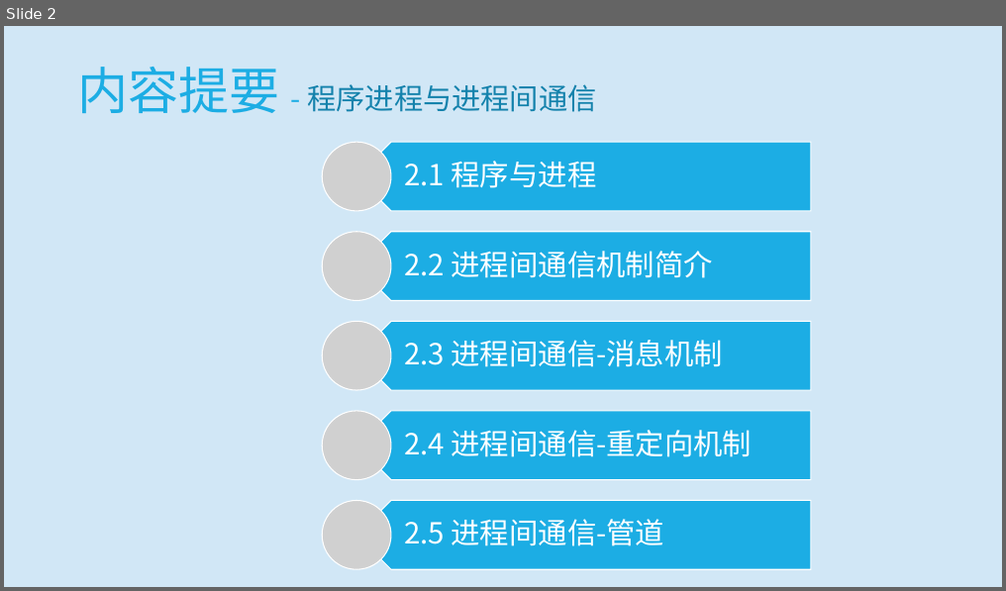
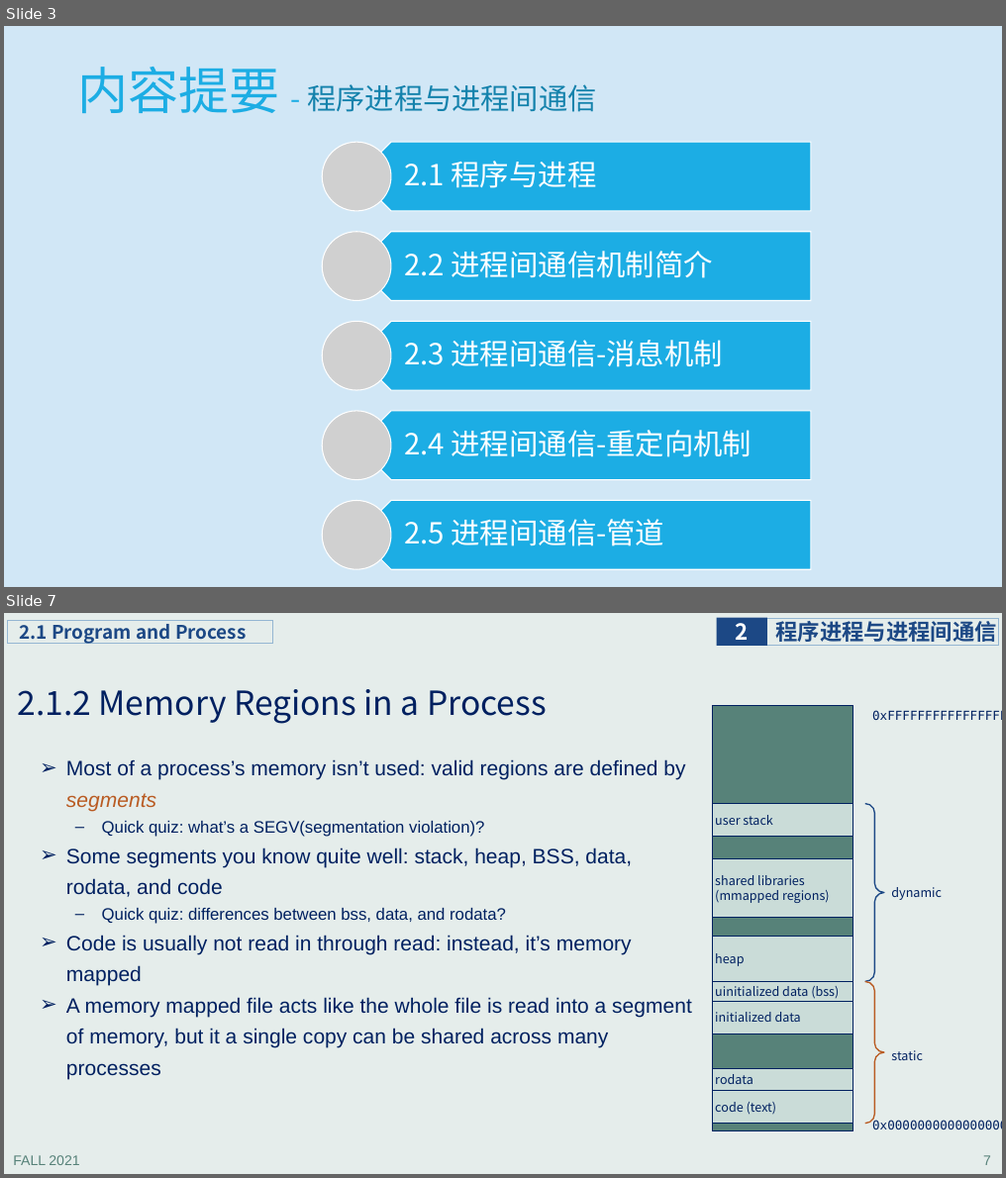
Before and after one commit to principleWindows/win-principle-2021, a slide deck: slides/instruction/principleWindows_2.pptx. Shown one above the other, each under a label of ours: slide 2 before the commit, slides 3 and 7 after it; the slides between them are not shown. The pictures are 1006x591 and 1006x1178 pixels, drawn with LibreOffice and Linux fonts; fonts in the diff are those of the drawing; grey boxes stand for pictures. Boxes give left, top, right and bottom in pixels: in the first picture for what was removed or moved away, otherwise in the second. Text is boxed around its words. In the diff, an @@ line names an element or a change of style, - is before the commit and + after.

```diff
--- a/slides/instruction/principleWindows_2.pptx
+++ b/slides/instruction/principleWindows_2.pptx
@@ slide 7 added at box(4, 613, 1002, 1174), background #E5EDEB @@
@@ rectangle added at box(8, 621, 273, 643), outline #94B6D2 0.75 pt, 18 pt, text #1C4885, bold @@
+2.1 Program and Process
@@ rectangle added at box(717, 618, 767, 646), fill #1C4885, 21.3 pt, text #FFFFFF, bold @@
+2
@@ rectangle added at box(767, 618, 999, 646), outline #94B6D2 0.75 pt, 21.3 pt, text #1C4885, bold @@
+程序进程与进程间通信
@@ title added at box(17, 689, 547, 724), 32 pt, text #002060 @@
+2.1.2 Memory Regions in a Process
@@ rectangle added at box(712, 706, 853, 1132), fill #578279, outline #002060 1 pt @@
@@ text added at box(872, 710, 1002, 720), 12 pt, text #002060 @@
+0xFFFFFFFFFFFFFFFF
@@ text added at box(66, 760, 692, 1079), 20 pt, text #002060 @@
+➢ Most of a process’s memory isn’t used: valid regions are defined by segments
+  – Quick quiz: what’s a SEGV(segmentation violation)?
+➢ Some segments you know quite well: stack, heap, BSS, data, rodata, and code
+  – Quick quiz: differences between bss, data, and rodata?
+➢ Code is usually not read in through read: instead, it’s memory mapped
+➢ A memory mapped file acts like the whole file is read into a segment of memory, but it a single copy can be shared across many processes
@@ rectangle added at box(712, 804, 853, 837), fill #CADCD8, outline #002060 1 pt, 12 pt, text #002060 @@
+user stack
@@ right brace added at box(865, 804, 884, 982), outline #1C4885 1.25 pt @@
@@ rectangle added at box(712, 859, 853, 917), fill #CADCD8, outline #002060 1 pt, 12 pt, text #002060 @@
+shared libraries
+(mmapped regions)
@@ text added at box(891, 887, 942, 900), 12 pt, text #002060 @@
+dynamic
@@ rectangle added at box(712, 937, 853, 981), fill #CADCD8, outline #002060 1 pt, 12 pt, text #002060 @@
+heap
@@ rectangle added at box(712, 982, 853, 1002), fill #CADCD8, outline #002060 1 pt, 12 pt, text #002060 @@
+uinitialized data (bss)
@@ right brace added at box(865, 982, 884, 1124), outline #B95B22 1.25 pt @@
@@ rectangle added at box(712, 1001, 853, 1035), fill #CADCD8, outline #002060 1 pt, 12 pt, text #002060 @@
+initialized data
@@ text added at box(891, 1051, 923, 1060), 12 pt, text #002060 @@
+static
@@ rectangle added at box(712, 1069, 853, 1091), fill #CADCD8, outline #002060 1 pt, 12 pt, text #002060 @@
+rodata
@@ rectangle added at box(712, 1090, 853, 1124), fill #CADCD8, outline #002060 1 pt, 12 pt, text #002060 @@
+code (text)
@@ text added at box(872, 1120, 1002, 1130), 12 pt, text #002060 @@
+0x0000000000000000
@@ text added at box(13, 1156, 79, 1165), 13.3 pt, text #578279 @@
+FALL 2021
@@ page number added at box(983, 1156, 991, 1165), 13.3 pt, text #578279 @@
+7
@@ what was slide 2 is now slide 3 @@
```
Also in this commit, not shown: 48 slides changed, 11 other slides added, 3 other files.
